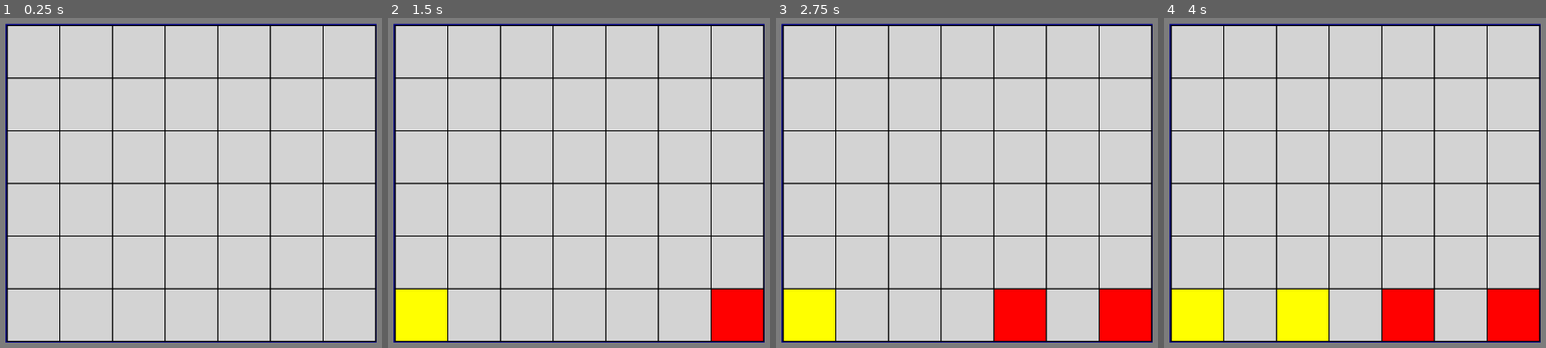
Above: before the commit, frames 1-4 (left to right).
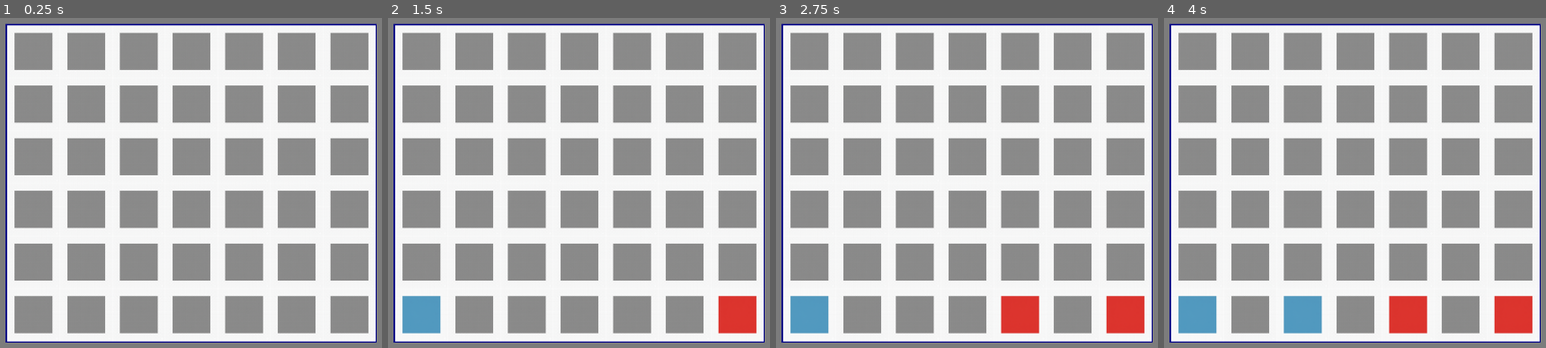
Above: after the commit, the same moments.

Repository: rennan-ventura/EmpilhaCaixote
Game: Godot game, scene res://scenes/main.tscn
The game is run twice, just before and just after one commit, with the same random seed, the same clock (stepped at 60 frames per second) and the same inputs.
Inputs (mouse positions are in pixels of both pictures, inside the frame that each line leads up to):
- Up to frame 1 (0.25 s): no input
- Up to frame 2 (1.5 s): tap Enter at 0.5 s; move the mouse to (739, 163) at 0.52 s; click (739, 163) at 0.67 s; tap Space at 1.25 s; move the mouse to (433, 202) at 1.27 s; click (433, 202) at 1.42 s
- Up to frame 3 (2.75 s): tap Enter at 2 s; move the mouse to (1039, 97) at 2.02 s; click (1039, 97) at 2.17 s
- Up to frame 4 (4 s): tap Space at 2.75 s; move the mouse to (1320, 262) at 2.77 s; click (1320, 262) at 2.92 s; tap Enter at 3.5 s; move the mouse to (outside the picture) at 3.52 s; click (outside the picture) at 3.67 s

The runs differ from the first frame. In frame 1, 92% of the frame differs, in the area x 1-99%, y 2-99%; in frame 2, 92%; in frame 3, 92%; in frame 4, 92%.

Commit message:
Adicionados sprites

Diff:
--- a/scripts/UI.gd
+++ b/scripts/UI.gd
@@ -6,6 +6,10 @@
 const CELL_SIZE := 100
 const COLUMNS := 7
 const ROWS := 6
+
+var sprite_empty := preload("res://sprites/caixa_vazia.png")
+var sprite_player1 := preload("res://sprites/caixa_vermelha.png")
+var sprite_player2 := preload("res://sprites/caixa_azul.png")
 
 var offset_x := 0.0
 var offset_y := 0.0
@@ -42,13 +46,17 @@
 		for col in range(COLUMNS):
 			var x = offset_x + col * CELL_SIZE
 			var y = offset_y + row * CELL_SIZE
-			var color = Color.LIGHT_GRAY
-			if board.board[row][col] == 1:
-				color = Color.RED
-			elif board.board[row][col] == 2:
-				color = Color.YELLOW
-			draw_rect(Rect2(x, y, CELL_SIZE, CELL_SIZE), color, true)
-			draw_rect(Rect2(x, y, CELL_SIZE, CELL_SIZE), Color.BLACK, false, 2)
+			var cell_val = board.board[row][col]
+			var tex : Texture2D
+			if cell_val == 1:
+				tex = sprite_player1
+			elif cell_val == 2:
+				tex = sprite_player2
+			else:
+				tex = sprite_empty
+			# Centraliza o sprite
+			if tex:
+				draw_texture_rect(tex, Rect2(x, y, CELL_SIZE, CELL_SIZE), false)
 
 func on_game_over(player):
 	show_modal_message("Jogador %d venceu!" % player)
Binary file added: sprites/caixa_azul.png
Not shown, added: sprites/caixa_azul.png.import
Binary file added: sprites/caixa_vazia.png
Not shown, added: sprites/caixa_vazia.png.import
Binary file added: sprites/caixa_vermelha.png
Not shown, added: sprites/caixa_vermelha.png.import
